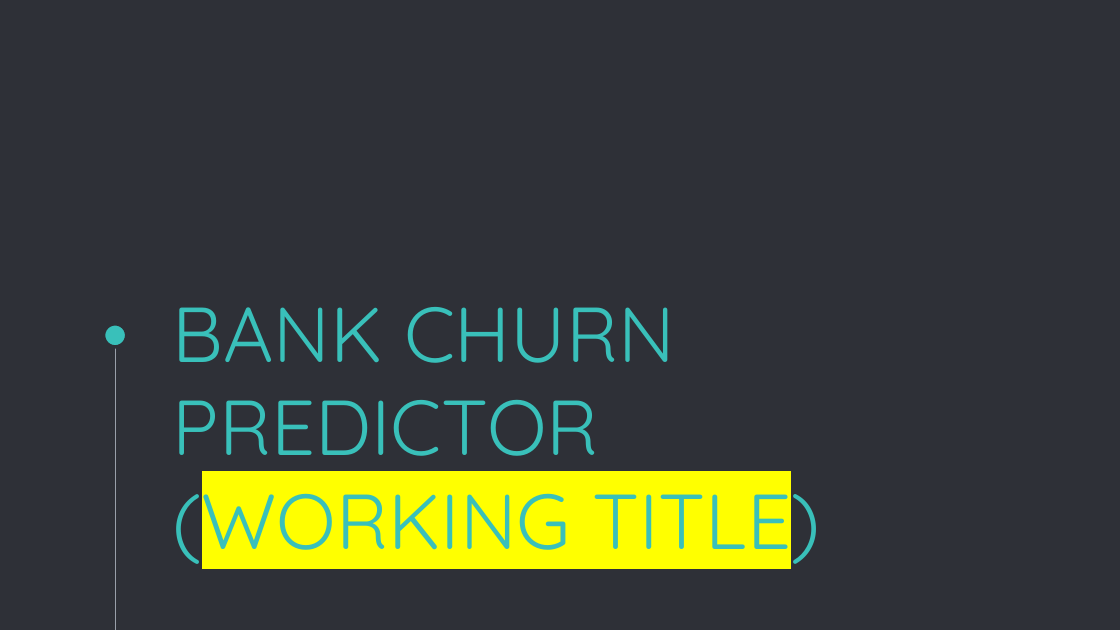
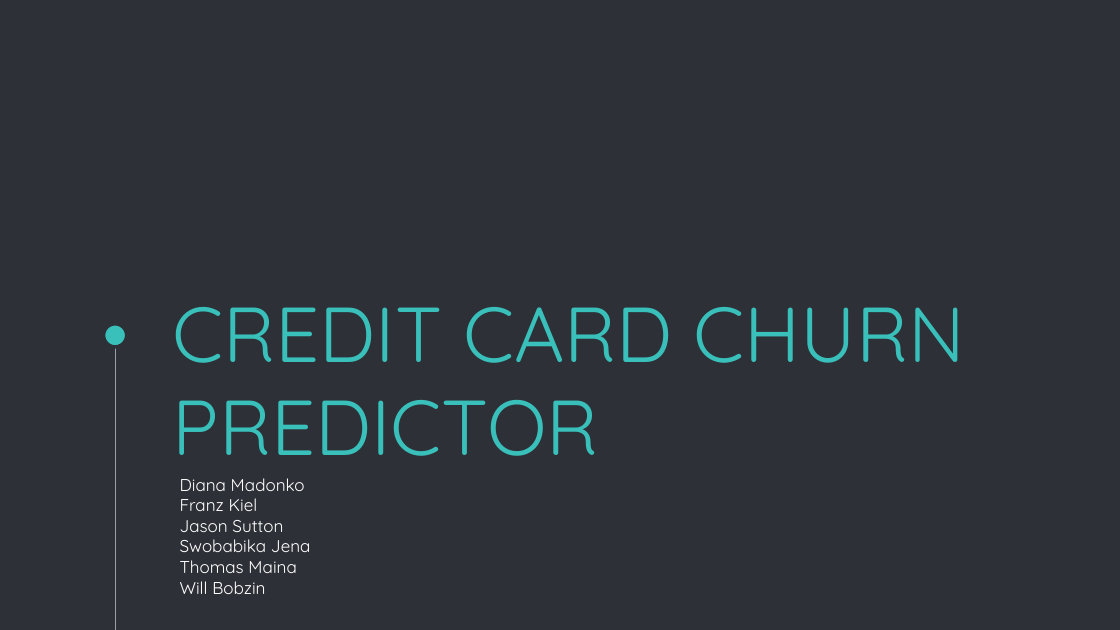
Before and after one commit to jMacProd/Machine-Learning-Credit-Card-Churn, a slide deck: slide 1 of Final Project - Presentation.pptx. Drawn at 1120x630 pixels with LibreOffice and Linux fonts; fonts in the diff are those of the drawing. Boxes give left, top, right and bottom in pixels: in the first picture for what was removed or moved away, otherwise in the second. Text is boxed around its words. In the diff, an @@ line names an element or a change of style, - is before the commit and + after.

```diff
--- a/Final Project - Presentation.pptx
+++ b/Final Project - Presentation.pptx
@@ title at (x1=173, y1=307, x2=965, y2=456): text changed @@
-BANK CHURN PREDICTOR (WORKING TITLE)
+CREDIT CARD CHURN PREDICTOR
@@ text added at (x1=180, y1=478, x2=311, y2=594), 11 pt, text #FFFFFF @@
+Diana Madonko
+Franz Kiel
+Jason Sutton
+Swobabika Jena
+Thomas Maina
+Will Bobzin
```
Also in this commit, not shown: 16 other slides changed, 3 slides added, 1 slide removed.
